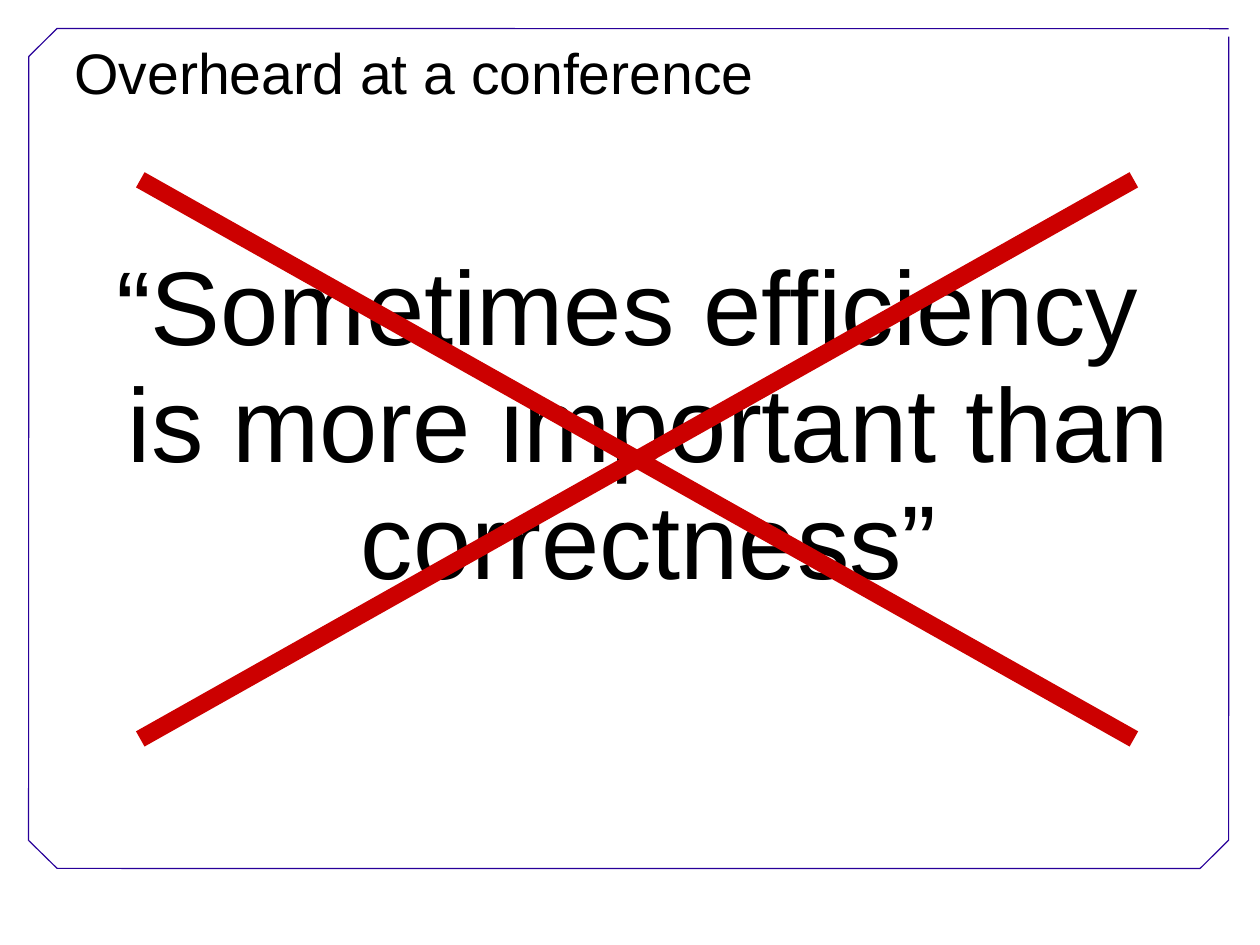
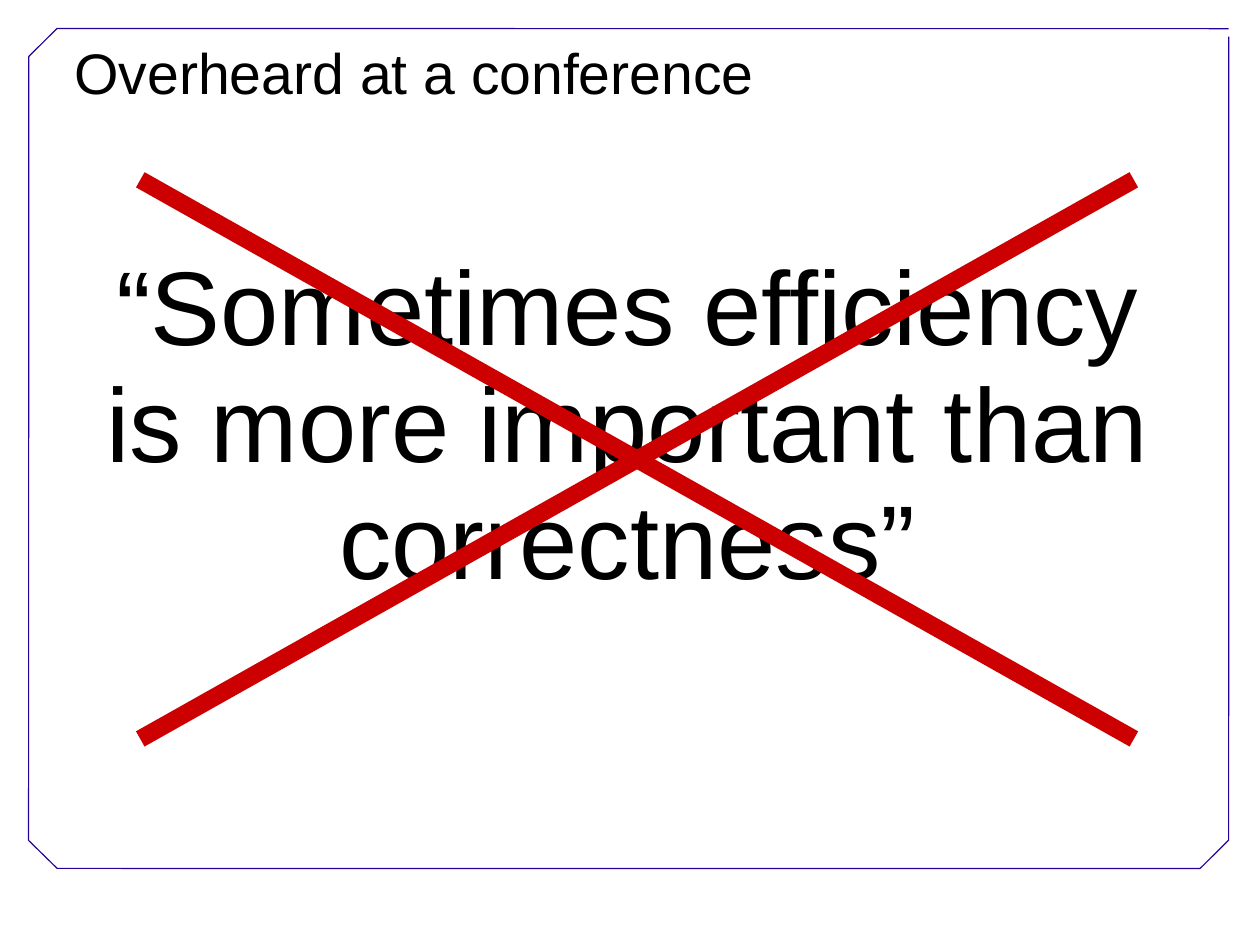
Before and after one commit to wking/swc-boot-camps, a slide deck: slide 3 of lessons/Conclusion.ppt (slide 2 before the commit). Drawn at 1260x945 pixels with LibreOffice and Linux fonts; fonts in the diff are those of the drawing; background and template pictures are left out. Boxes give left, top, right and bottom in pixels: in the first picture for what was removed or moved away, otherwise in the second. Text is boxed around its words. In the diff, an @@ line names an element or a change of style, - is before the commit and + after.

```diff
--- a/lessons/Conclusion.ppt
+++ b/lessons/Conclusion.ppt
@@ text "“Sometimes efficiency is more important ..." at [106,262,1148,599]: indent changed @@
```
Also in this commit, not shown: 1 other slide changed, 2 slides added, 1 other file.
